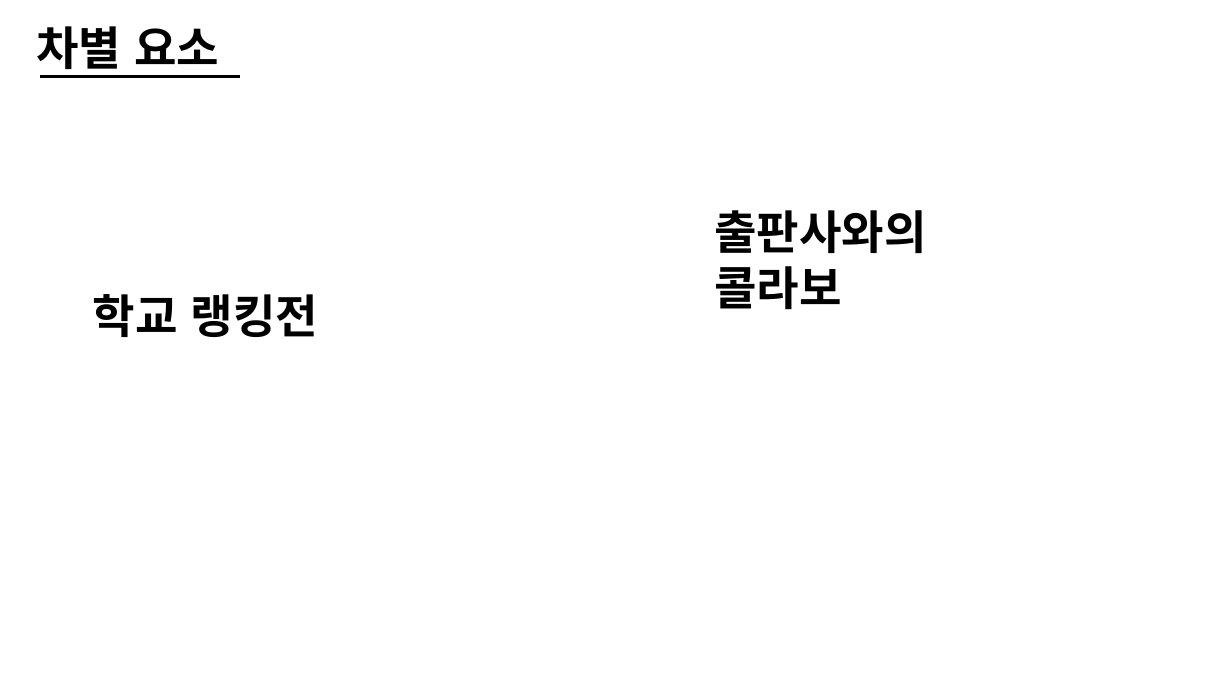
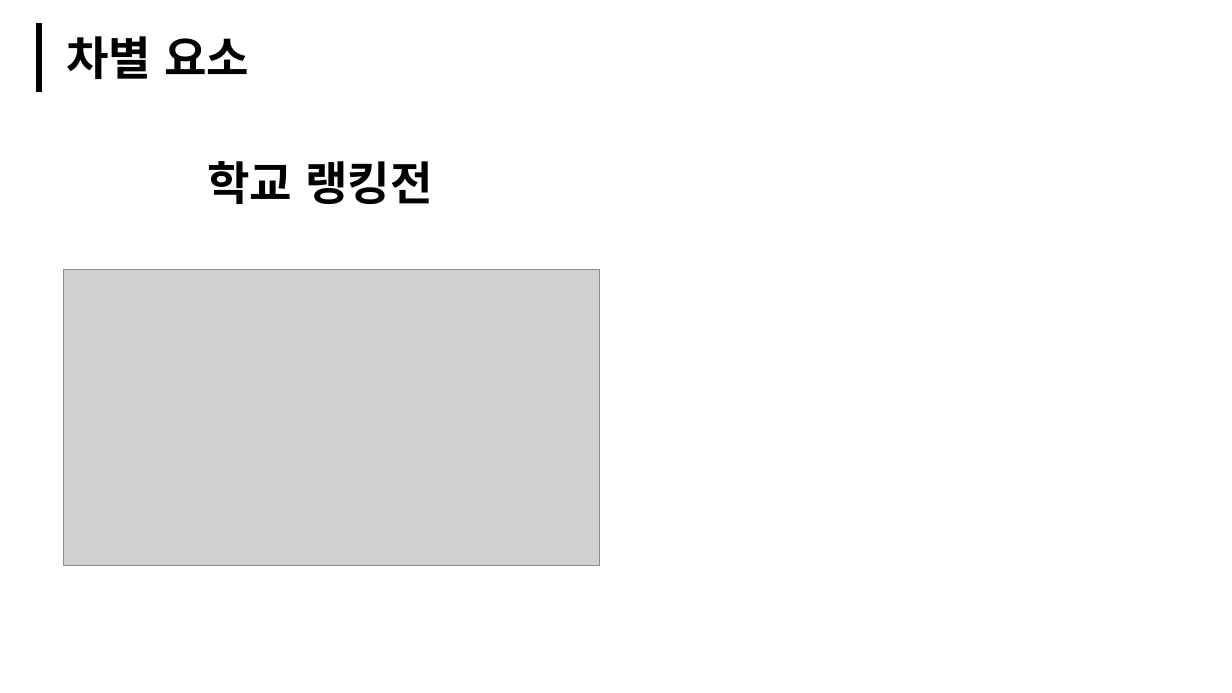
Before and after one commit to Bandyck/Design, a slide deck: slide 8 of 컨셉PT_Serious_임경태.pptx. Drawn at 1232x693 pixels with LibreOffice and Linux fonts; fonts in the diff are those of the drawing; grey boxes stand for pictures. Boxes give left, top, right and bottom in pixels: in the first picture for what was removed or moved away, otherwise in the second. Text is boxed around its words. In the diff, an @@ line names an element or a change of style, - is before the commit and + after.

```diff
--- a/컨셉PT_Serious_임경태.pptx
+++ b/컨셉PT_Serious_임경태.pptx
@@ line added from (39, 23) to (39, 92), #000000 5 pt @@
@@ text "차별 요소" rewrapped from [36, 26, 219, 77] to [66, 36, 249, 79] @@
@@ line removed from (40, 77) to (240, 77) @@
@@ text "학교 랭킹전": place and size @@
-text "학교 랭킹전" at [93, 294, 319, 337]
+text "학교 랭킹전" at [207, 161, 433, 204]
@@ text removed at [714, 210, 927, 309] @@
-출판사와의 콜라보
@@ picture added at [64, 270, 600, 566] @@
```
Also in this commit, not shown: 7 other slides changed, 8 slides added, 2 slides removed, 2 other files.
